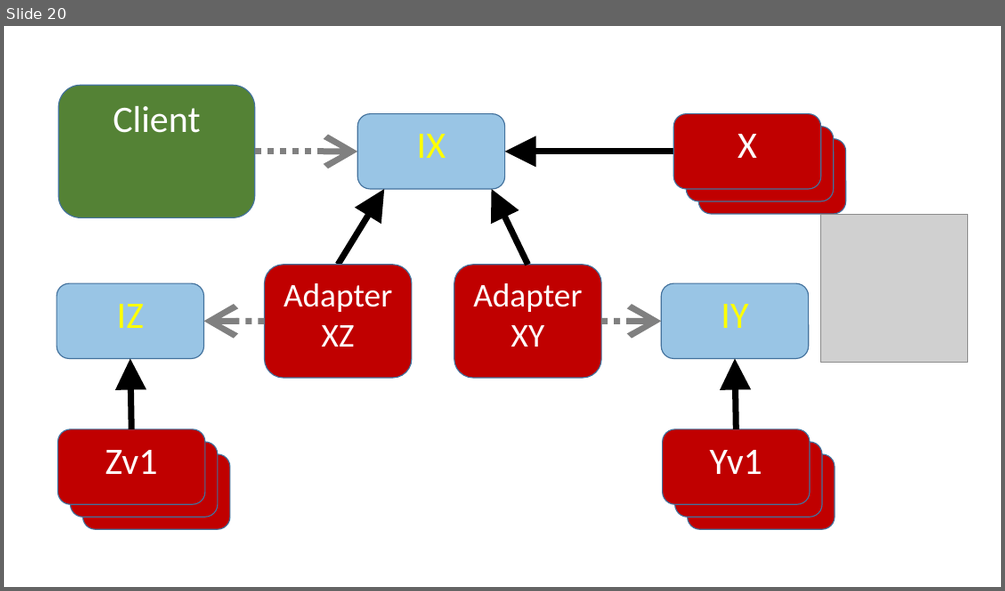
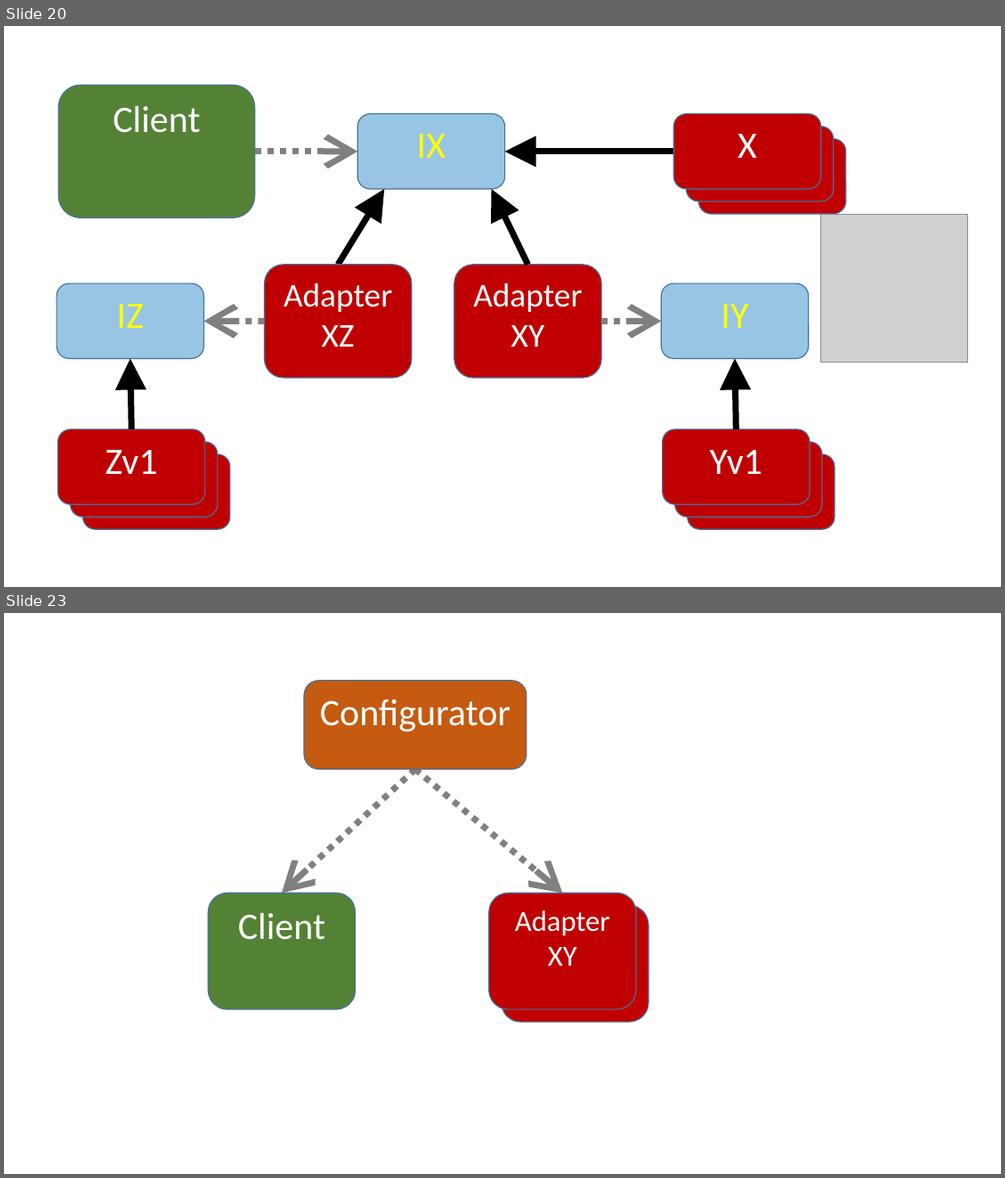
Before and after one commit to perl-easj/Laurea-materials, a slide deck: Pres/Patterns/Adapter.pptx. Shown one above the other, each under a label of ours: slide 20 before the commit, slides 20 and 23 after it; the slides between them are not shown. The pictures are 1005x591 and 1005x1178 pixels, drawn with LibreOffice and Linux fonts; fonts in the diff are those of the drawing; grey boxes stand for pictures. Boxes give left, top, right and bottom in pixels: in the first picture for what was removed or moved away, otherwise in the second. Text is boxed around its words. In the diff, an @@ line names an element or a change of style, - is before the commit and + after.

```diff
--- a/Pres/Patterns/Adapter.pptx
+++ b/Pres/Patterns/Adapter.pptx
@@ slide 23 added at [4,613,1001,1174], background #FFFFFF @@
@@ rounded rectangle added at [304,681,526,770], fill #C55A11, outline #43739E 1 pt, 36 pt, text #FFFFFF @@
+Configurator
@@ arrow added from (415, 770) to (282, 892), #808080 6 pt dashed @@
@@ arrow added from (415, 770) to (563, 892), #808080 6 pt dashed @@
@@ rounded rectangle added at [208,892,356,1009], fill #548235, outline #43739E 1 pt, 36 pt, text #FFFFFF @@
+Client
@@ rounded rectangle added at [488,892,636,1009], fill #C00000, outline #43739E 1 pt, 28 pt, text #FFFFFF @@
+Adapter
+XY
@@ rounded rectangle added at [502,906,648,1022], fill #C00000, outline #43739E 1 pt @@
```
Also in this commit, not shown: 1 slide changed, 2 other slides added, 7 other files.
